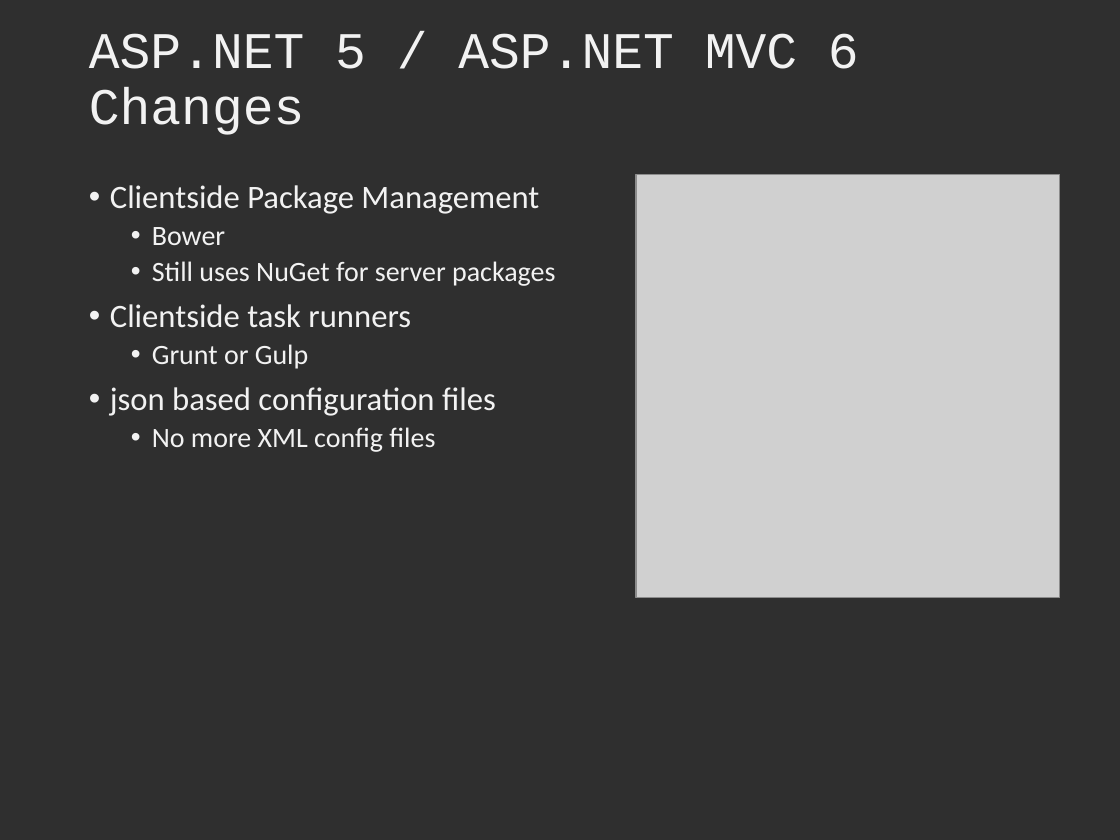
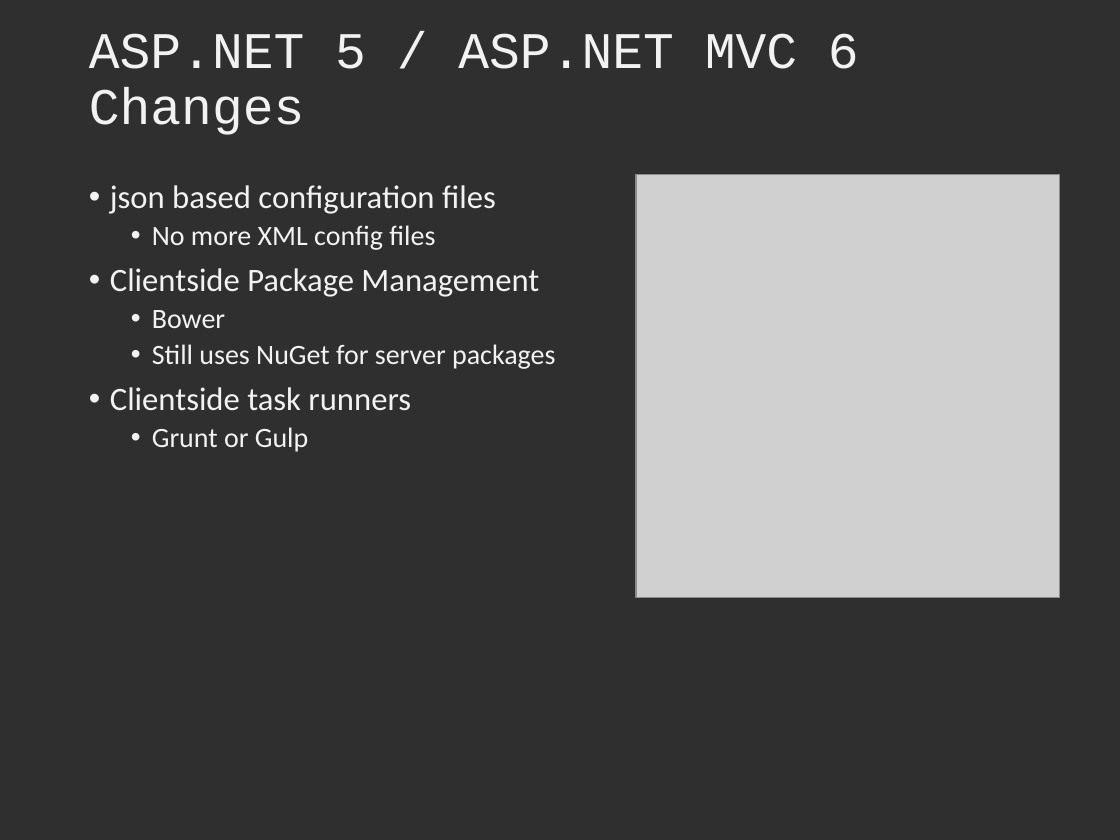
Before and after one commit to DustinEwers/dot-net-mvc-ui-demos, a slide deck: slide 12 of Slides/MVC UI Slides.pptx. Drawn at 1120x840 pixels with LibreOffice and Linux fonts; fonts in the diff are those of the drawing; grey boxes stand for pictures. Boxes give left, top, right and bottom in pixels: in the first picture for what was removed or moved away, otherwise in the second. Text is boxed around its words. In the diff, an @@ line names an element or a change of style, - is before the commit and + after.

Commit message:
JS Fix + slide updates

```diff
--- a/Slides/MVC UI Slides.pptx
+++ b/Slides/MVC UI Slides.pptx
@@ text at (110, 185, 496, 250): paragraphs added @@
+• json based configuration files
+  • No more XML config files
@@ text at (110, 387, 496, 452): paragraphs removed @@
-• json based configuration files
-  • No more XML config files
```
Also in this commit, not shown: 1 other file.
